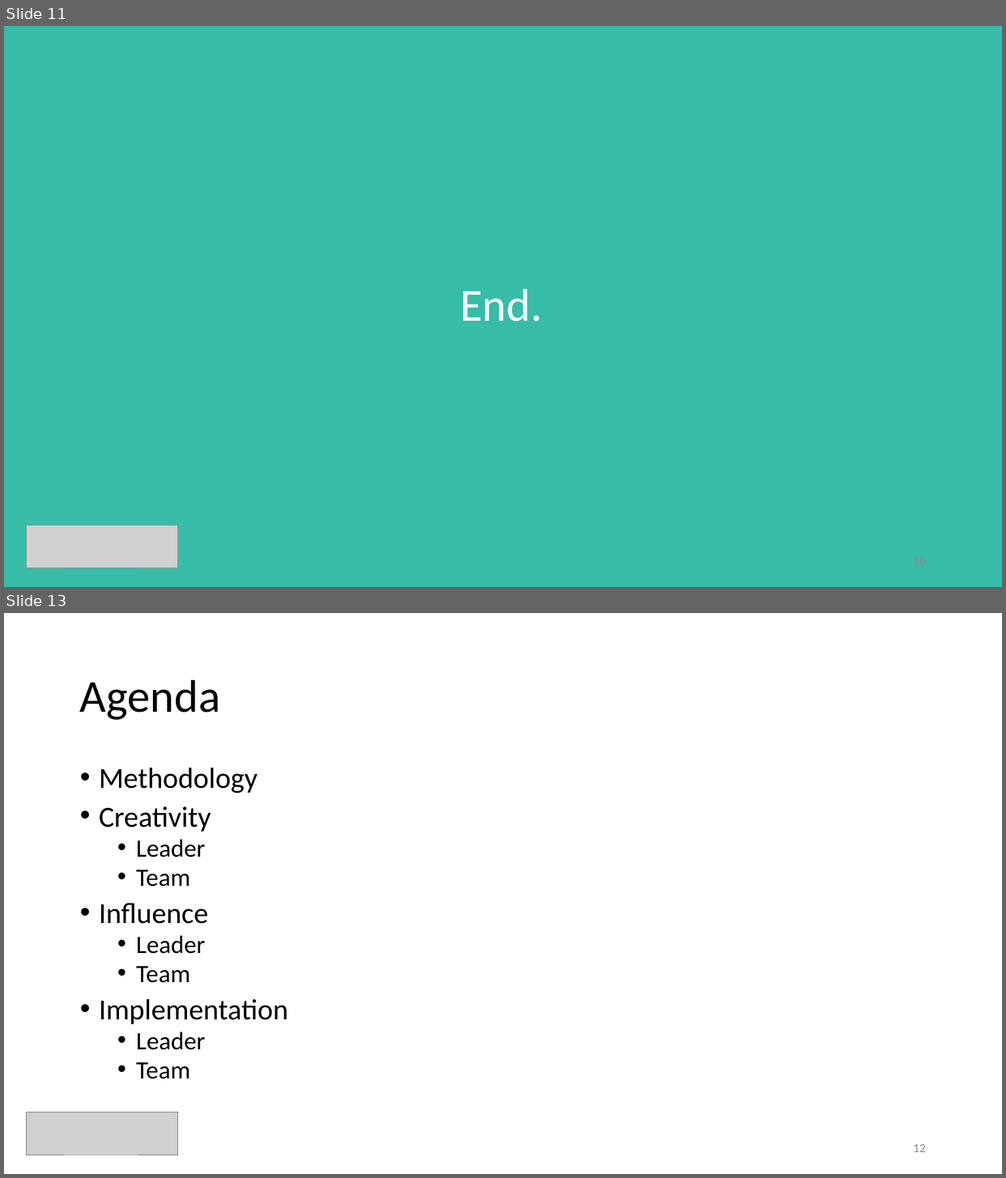
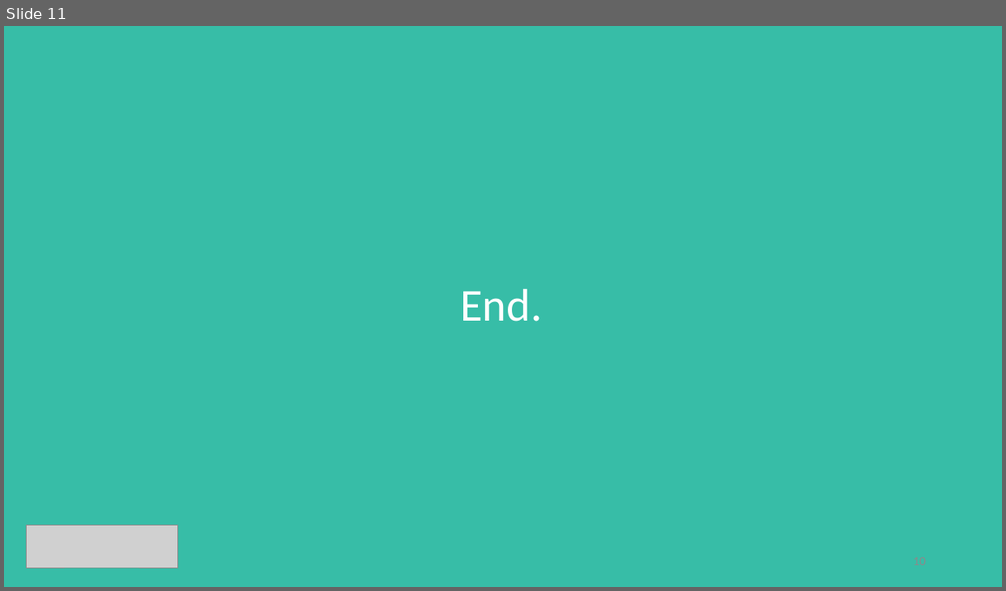
Before and after one commit to ceciliacheungns/Analytics_In_Business, a slide deck: Presentation.pptx. Shown one above the other, each under a label of ours: slides 11 and 13 before the commit, slide 11 after it; the slides between them are not shown. The pictures are 1006x1178 and 1006x591 pixels, drawn with LibreOffice and Linux fonts; fonts in the diff are those of the drawing; grey boxes stand for pictures. Boxes give left, top, right and bottom in pixels: in the first picture for what was removed or moved away, otherwise in the second. Text is boxed around its words. In the diff, an @@ line names an element or a change of style, - is before the commit and + after.

```diff
--- a/Presentation.pptx
+++ b/Presentation.pptx
@@ slide 13 removed at [4, 613, 1002, 1174], background #FFFFFF @@
@@ title removed at [80, 679, 220, 720] @@
-Agenda
@@ text removed at [99, 768, 288, 1080] @@
-• Methodology
-• Creativity
-  • Leader
-  • Team
-• Influence
-  • Leader
-  • Team
-• Implementation
-  • Leader
-  • Team
@@ picture removed at [26, 1112, 177, 1155] @@
@@ page number removed at [913, 1144, 926, 1152] @@
-12
```
Also in this commit, not shown: 3 slides changed, 1 other slide removed.
